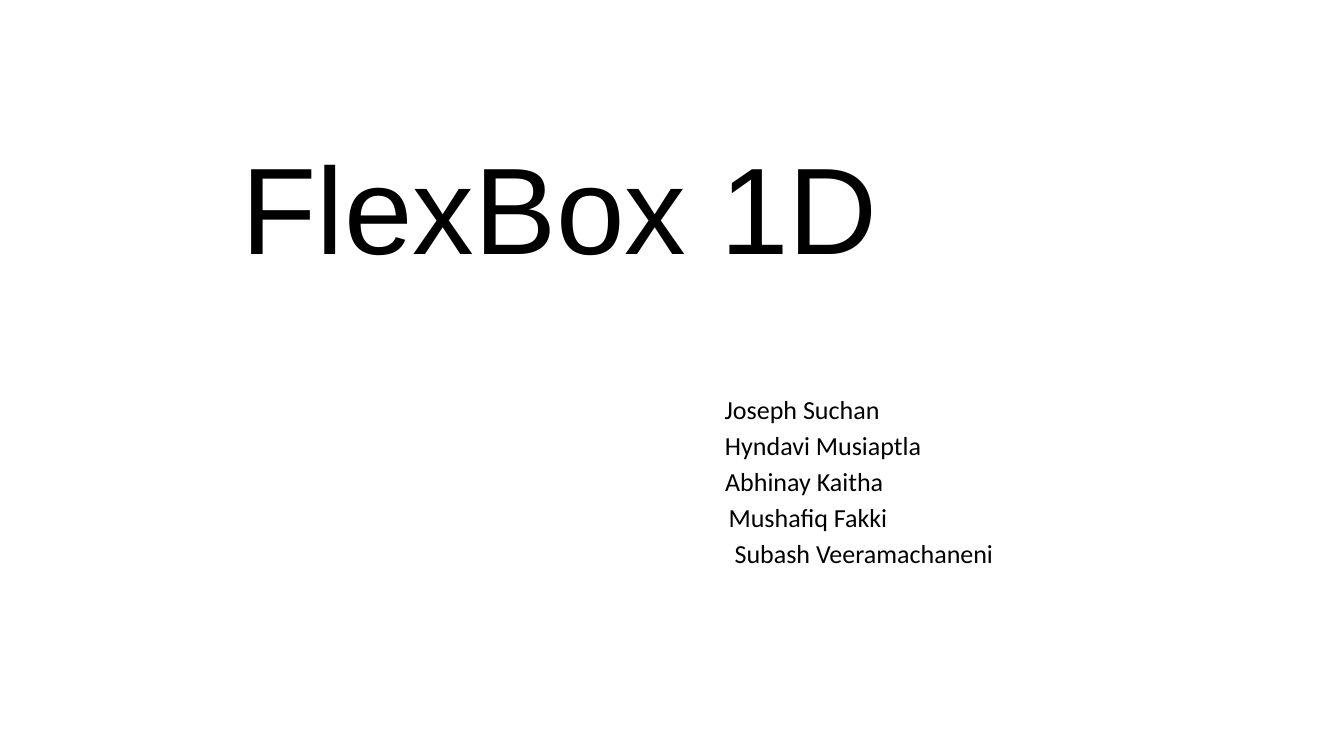
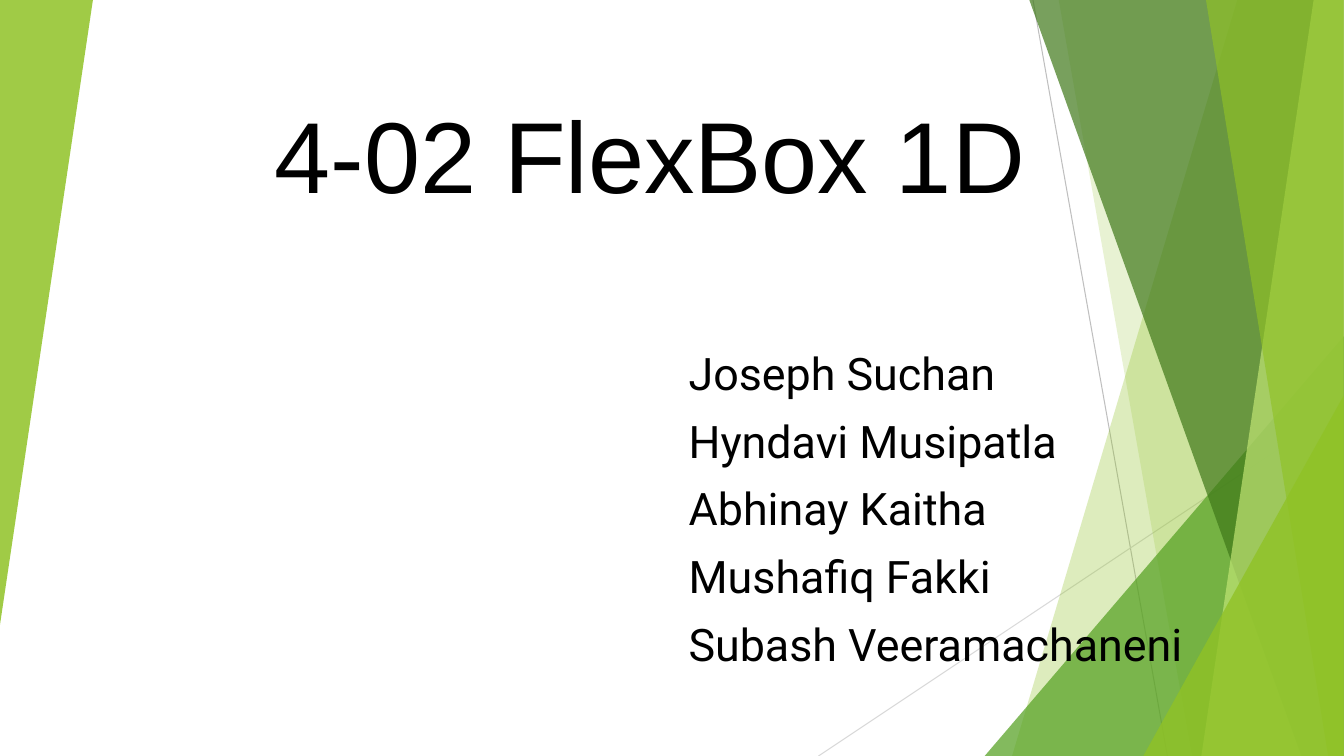
Before and after one commit to joeSuchan/flexboxProject, a slide deck: slide 1 of FlexBox 1D.pptx. Drawn at 1344x756 pixels with LibreOffice and Linux fonts; fonts in the diff are those of the drawing. Boxes give left, top, right and bottom in pixels: in the first picture for what was removed or moved away, otherwise in the second. Text is boxed around its words. In the diff, an @@ line names an element or a change of style, - is before the commit and + after.

```diff
--- a/FlexBox 1D.pptx
+++ b/FlexBox 1D.pptx
@@ group added at [0, 0, 1344, 756]: 5 freeform shapes, 3 triangles, 2 lines @@
@@ title at [275, 120, 1025, 194]: text changed; size 88 to 72 pt @@
-FlexBox 1D
+4-02 FlexBox 1D
@@ subtitle "Joseph Suchan": place and size @@
-subtitle "Joseph Suchan" at [725, 401, 993, 564]
+subtitle "Joseph Suchan" at [689, 356, 1182, 672]
@@ subtitle at [689, 356, 1182, 672]: size 18.6 to 32 pt, font Calibri to Roboto in "Joseph Suchan", "Abhinay Kaitha", "Mushafiq Fakki", "Subash Veeramachaneni"; alignment centre to left; line spacing 0.7 to 1 @@
@@ subtitle at [689, 424, 1056, 468]: text changed; size 18.6 to 32 pt; font Calibri to Roboto @@
-Hyndavi Musiaptla
+Hyndavi Musipatla
```
Also in this commit, not shown: 26 other slides changed, 2 slides added.
